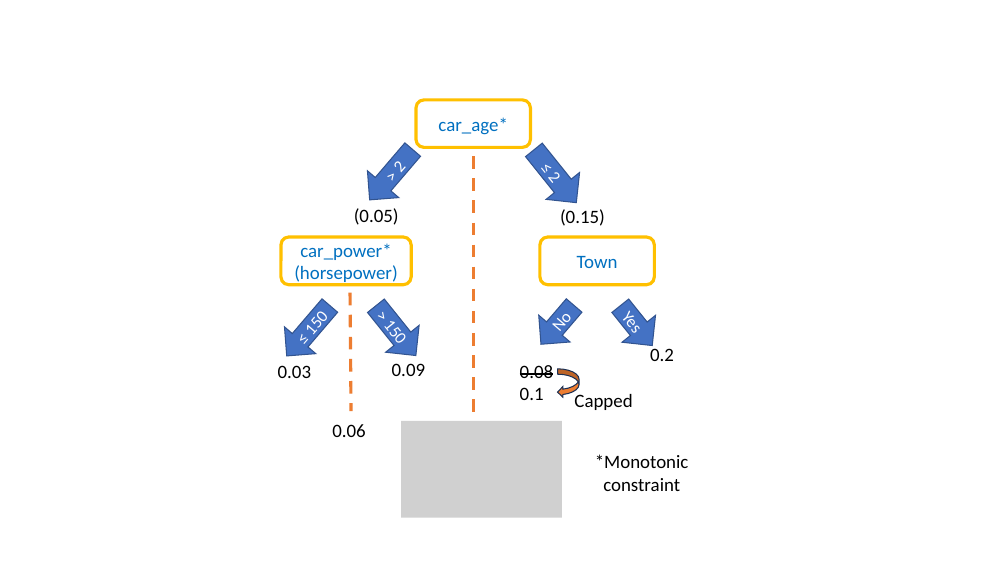
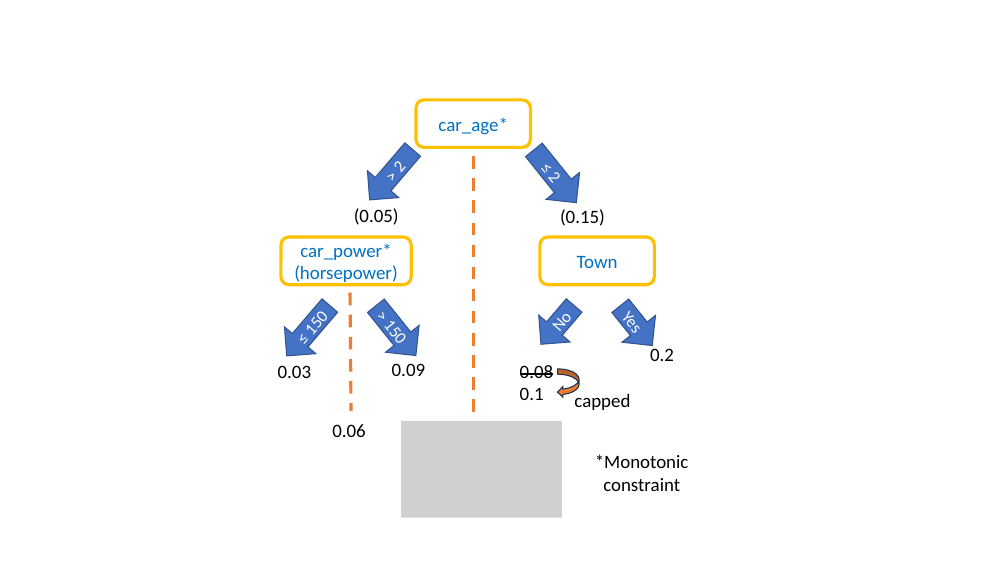
Before and after one commit to samathizer/boosted-trees, a slide deck: slide 1 of schemata.pptx. Drawn at 1008x567 pixels with LibreOffice and Linux fonts; fonts in the diff are those of the drawing; grey boxes stand for pictures. Boxes give left, top, right and bottom in pixels: in the first picture for what was removed or moved away, otherwise in the second. Text is boxed around its words. In the diff, an @@ line names an element or a change of style, - is before the commit and + after.

```diff
--- a/schemata.pptx
+++ b/schemata.pptx
@@ text at box(574, 391, 630, 410): text changed @@
-Capped
+capped
```
Also in this commit, not shown: 3 other files.
